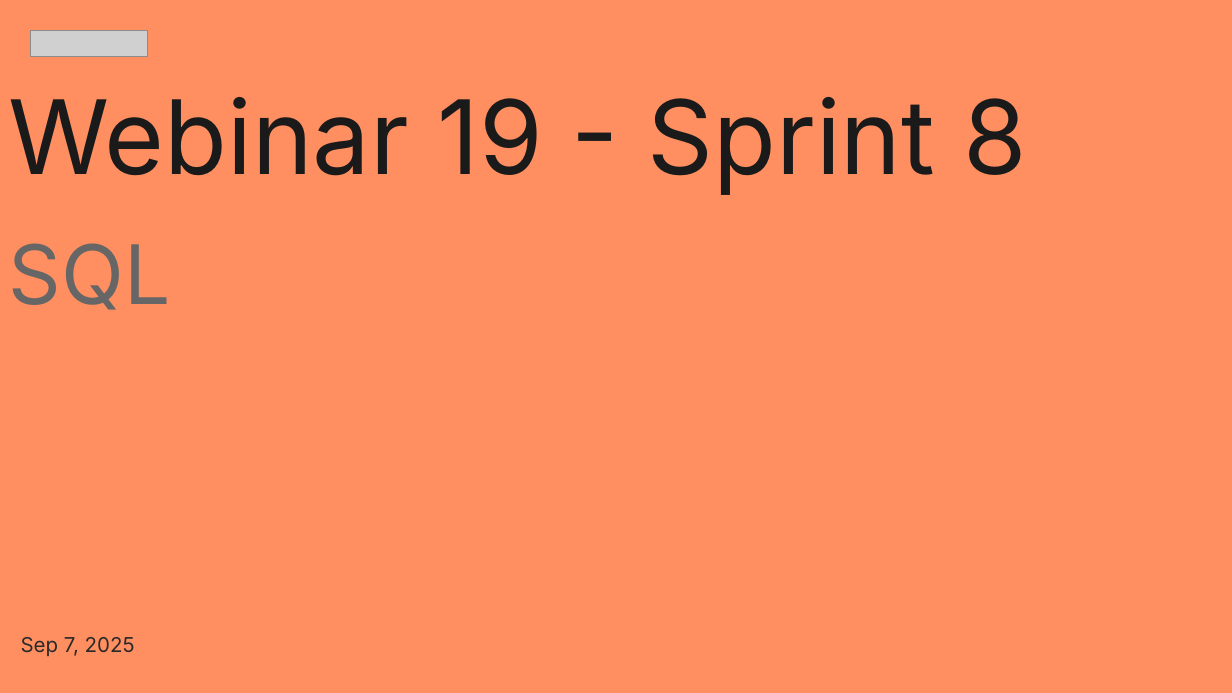
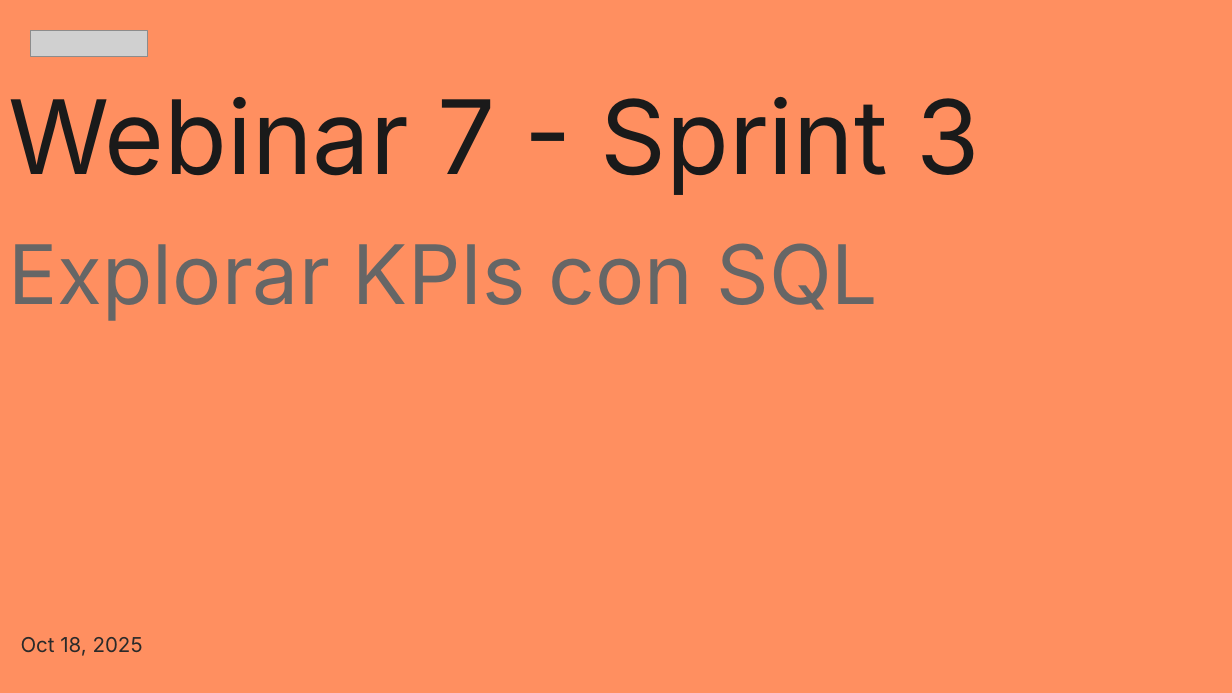
Before and after one commit to zyntonyson/bootcamp_ds_da, a slide deck: slide 1 of 03-da-v8-explora-kpis-sql/07-SQL copy.pptx. Drawn at 1232x693 pixels with LibreOffice and Linux fonts; fonts in the diff are those of the drawing; grey boxes stand for pictures. Boxes give left, top, right and bottom in pixels: in the first picture for what was removed or moved away, otherwise in the second. Text is boxed around its words. In the diff, an @@ line names an element or a change of style, - is before the commit and + after.

```diff
--- a/03-da-v8-explora-kpis-sql/07-SQL copy.pptx
+++ b/03-da-v8-explora-kpis-sql/07-SQL copy.pptx
@@ title at (9,97,980,321): text changed; size 60 to 48 pt; text colour #1A1A1A to #666666 @@
-Webinar 19 - Sprint 8
-SQL
+Webinar 7 - Sprint 3
+Explorar KPIs con SQL
@@ subtitle at (21,637,143,656): text changed @@
-Sep 7, 2025
+Oct 18, 2025
```
Also in this commit, not shown: 2 other slides changed, 1 other file.
